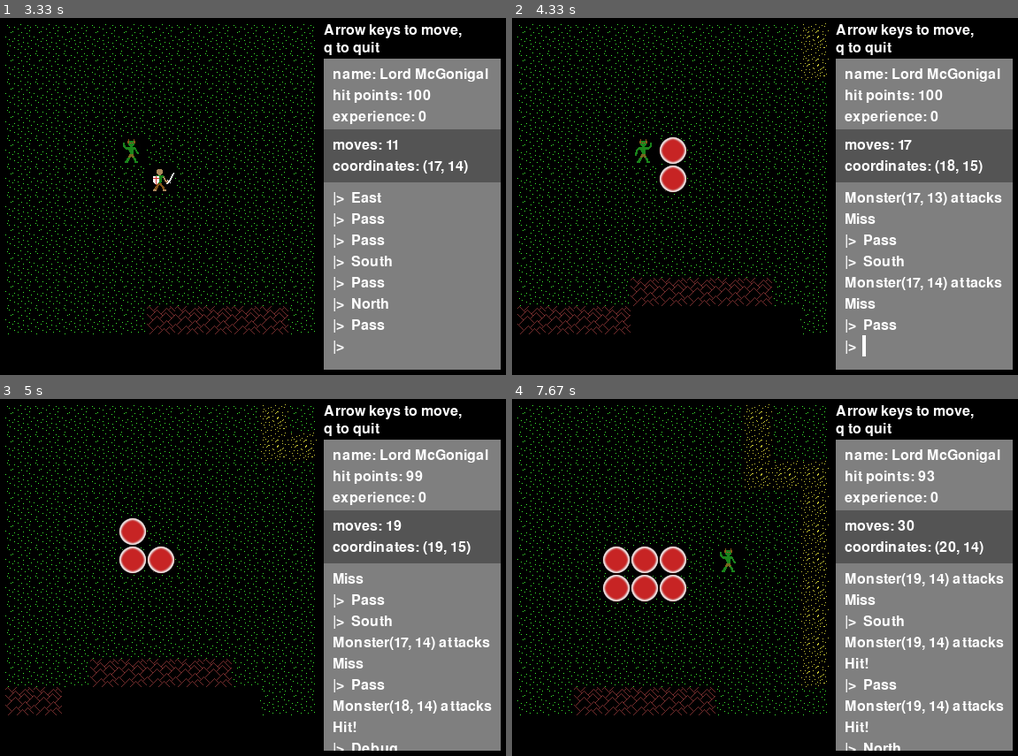
Above: before the commit, frames 1-4 (two rows, left to right).
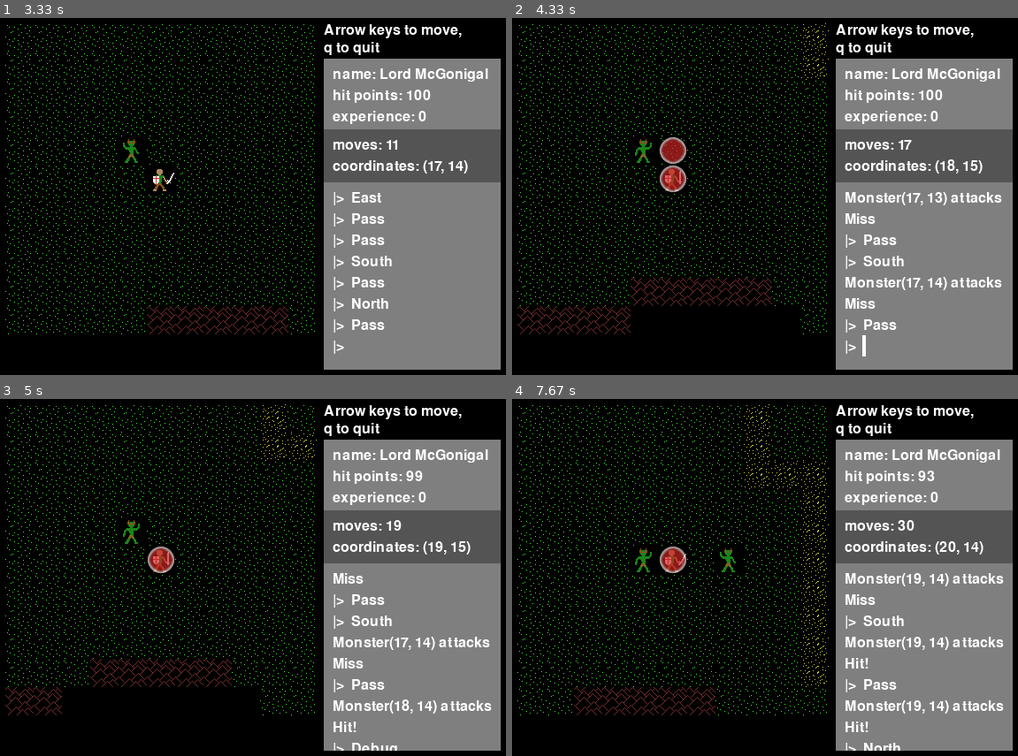
Above: after the commit, the same moments.

Repository: josh-reynolds/Python
Game: pygame game, started from pygame/nulltima/demo.py
Two runs of this game, one before a commit and one after it. Both use one fixed random seed, a clock stepped at 60 frames per second and the inputs below.
Inputs:
- Up to frame 1 (3.33 s): hold Right 0.33-0.8 s; hold Up 0.83-1.13 s; tap Space at 0.9, 1.23, 1.53, 2.3, 3.07 s; hold Right 1.17-1.63 s; hold D 1.17-1.63 s; hold Down 2.23-2.53 s; hold Up from 3 s (still down)
- Up to frame 2 (4.33 s): release Up at 3.37 s; hold Right 3.4-4.03 s; hold D 3.4-4.03 s; tap Space at 3.47, 3.77, 4.13 s; hold Down from 4.07 s (still down)
- Up to frame 3 (5 s): release Down at 4.43 s; hold Right from 4.97 s (still down); hold D from 4.97 s (still down)
- Up to frame 4 (7.67 s): tap Space at 5.03, 5.33, 5.53, 5.87, 6.17, 6.93 s; release Right at 5.43 s; release D at 5.43 s; hold Up 5.47-5.77 s; hold Right 5.8-6.27 s; hold D 5.8-6.27 s; hold Down 6.87-7.17 s; hold Up from 7.63 s (still down)

Frame 1 is identical in both runs. In frame 2, 0.6% of the frame differs, in the area x 29-35%, y 33-49%; in frame 3, 0.9%; in frame 4, 1.9%, in the area x 17-35%, y 41-57%.

Commit message:
Removing on-screen attack graphic after a short interval, also tweaking image alpha channel

Diff:
--- a/pygame/nulltima/effects.py
+++ b/pygame/nulltima/effects.py
@@ -15,9 +15,13 @@
         if not MeleeAttack.image:
             MeleeAttack.image = pygame.image.load("./images/attack.png")
         self.image = MeleeAttack.image
+        self.time = 0
+        self.lifespan = 20
 
     def update(self):
-        pass
+        self.time += 1
+        if self.time > self.lifespan:
+            self.level.effects.remove(self)
 
     def draw(self):
         if self.level.grid.can_view(self.pos):
Binary file changed: pygame/nulltima/images/attack.png
